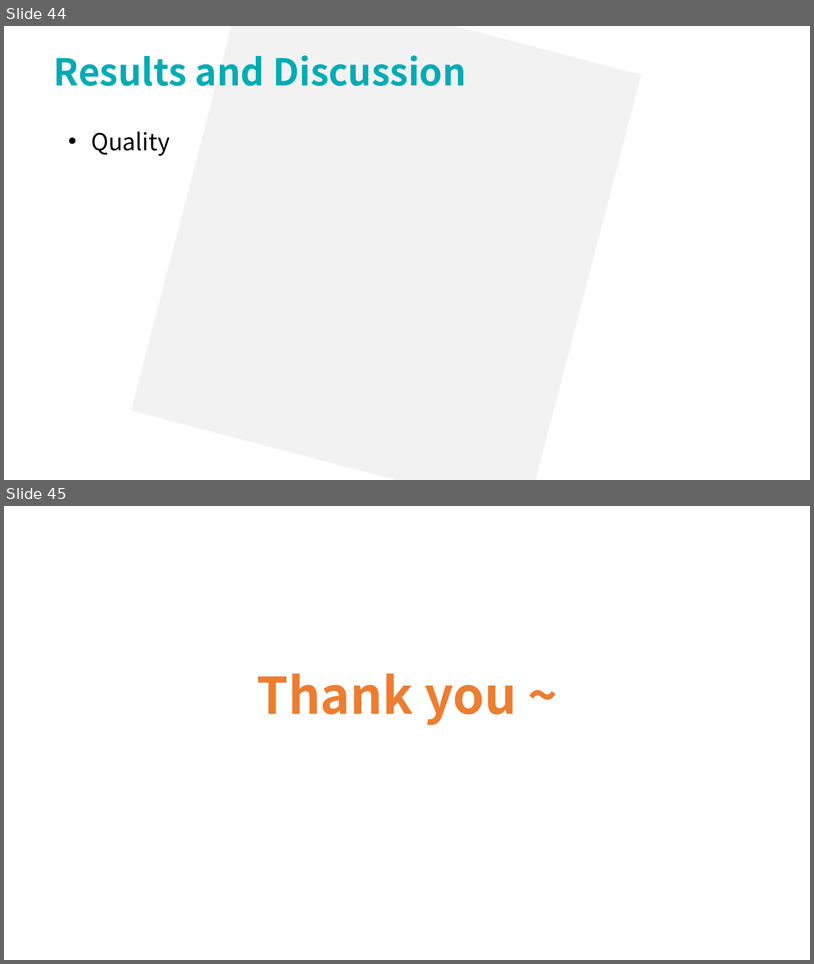
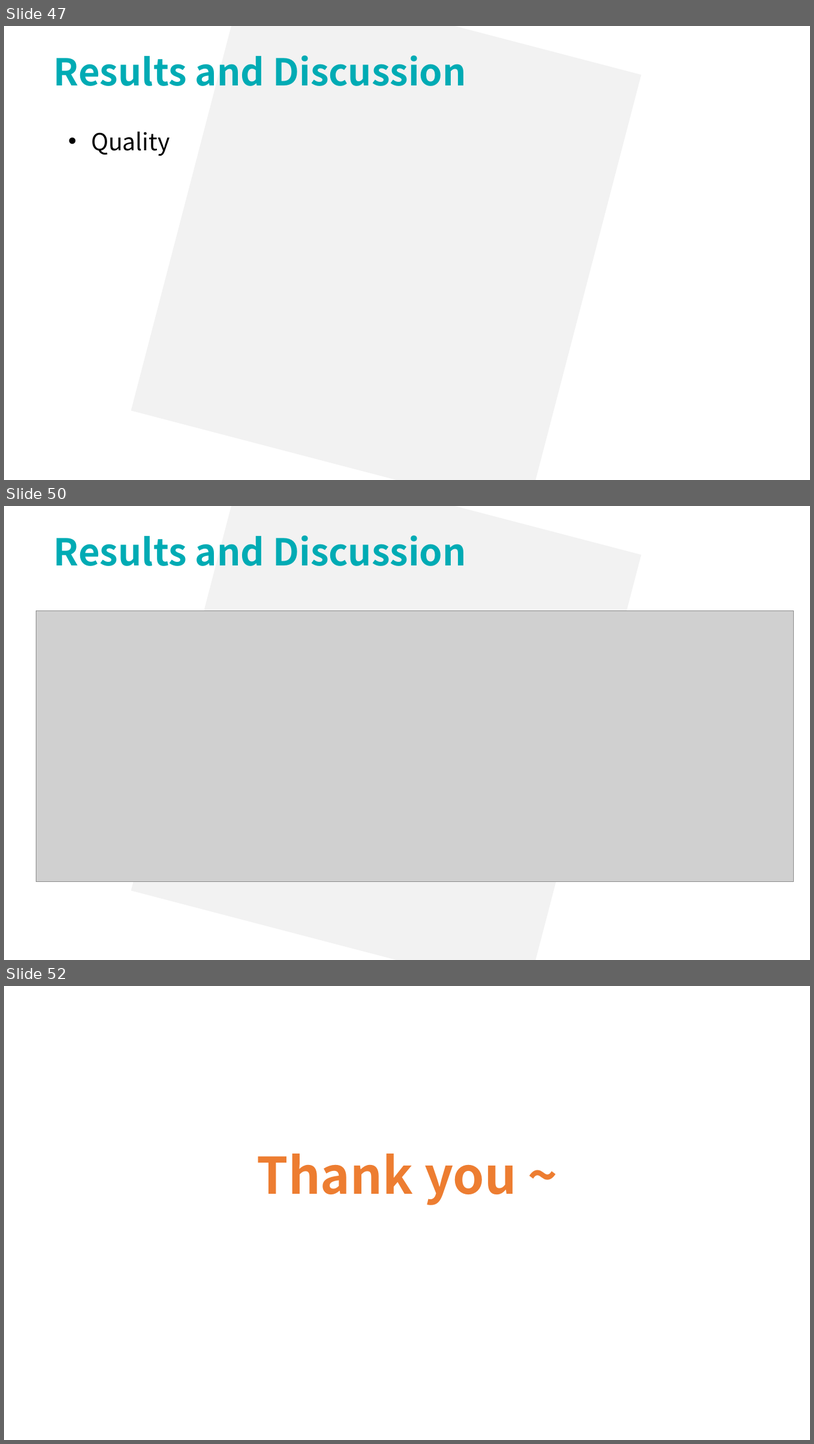
Before and after one commit to lsyoath/sheepy, a slide deck: ComputerVision.pptx. Shown one above the other, each under a label of ours: slides 44 and 45 before the commit, slides 47, 50 and 52 after it; the slides between them are not shown. The pictures are 814x964 and 814x1444 pixels, drawn with LibreOffice and Linux fonts; fonts in the diff are those of the drawing; grey boxes stand for pictures. Boxes give left, top, right and bottom in pixels: in the first picture for what was removed or moved away, otherwise in the second. Text is boxed around its words. In the diff, an @@ line names an element or a change of style, - is before the commit and + after.

```diff
--- a/ComputerVision.pptx
+++ b/ComputerVision.pptx
@@ slide 50 added at box(4, 506, 810, 960), background #FFFFFF @@
@@ rectangle added at box(131, 506, 642, 960), fill #F2F2F2 @@
@@ text added at box(54, 535, 467, 566), 44 pt, text #00ABB4, bold @@
+Results and Discussion
@@ picture added at box(36, 610, 794, 882) @@
@@ what was slide 44 is now slide 47 @@
@@ what was slide 45 is now slide 52 @@
```
Also in this commit, not shown: 1 slide changed, 6 other slides added.
